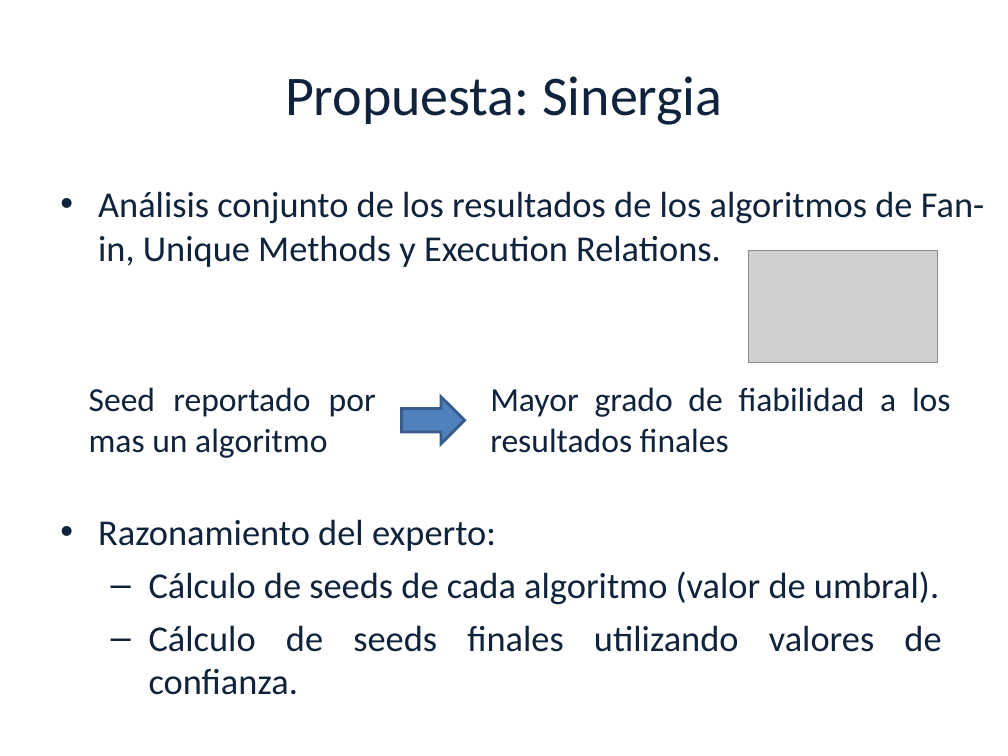
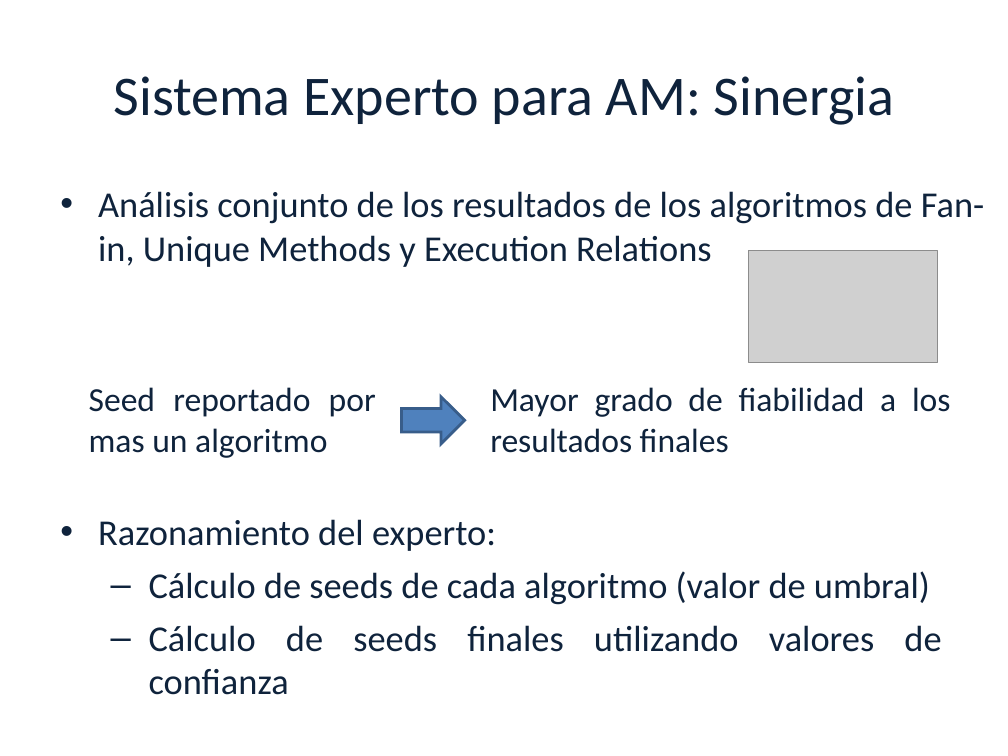
Before and after one commit to luciamasolaP/proyectofinal-informe, a slide deck: slide 23 of presentacion/Tesis.ppt (slide 22 before the commit). Drawn at 1008x756 pixels with LibreOffice and Linux fonts; fonts in the diff are those of the drawing; grey boxes stand for pictures; background and template pictures are left out. Boxes give left, top, right and bottom in pixels: in the first picture for what was removed or moved away, otherwise in the second. Text is boxed around its words. In the diff, an @@ line names an element or a change of style, - is before the commit and + after.

```diff
--- a/presentacion/Tesis.ppt
+++ b/presentacion/Tesis.ppt
@@ title at [114,76,894,125]: text changed @@
-Propuesta: Sinergia
+Sistema Experto para AM: Sinergia
@@ text at [98,191,984,267]: text changed @@
-• Análisis conjunto de los resultados de los algoritmos de Fan-in, Unique Methods y Execution Relations.
+• Análisis conjunto de los resultados de los algoritmos de Fan-in, Unique Methods y Execution Relations
@@ text at [149,571,941,695]: text changed @@
-  – Cálculo de seeds de cada algoritmo (valor de umbral).
-  – Cálculo de seeds finales utilizando valores de confianza.
+  – Cálculo de seeds de cada algoritmo (valor de umbral)
+  – Cálculo de seeds finales utilizando valores de confianza
```
Also in this commit, not shown: 29 other slides changed, 4 slides added, 4 slides removed, 1 other file.
